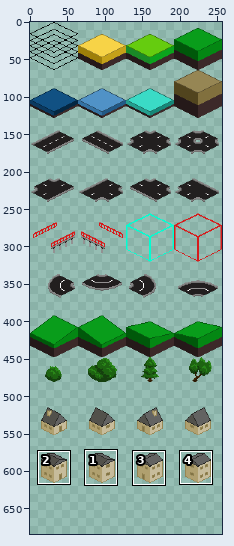
Two states of a sprite sheet, internal/ui/assets/geo-spritesheet.png. Above: a wide view before the commit, with the close-up outlined.
Close-up. Before the commit:
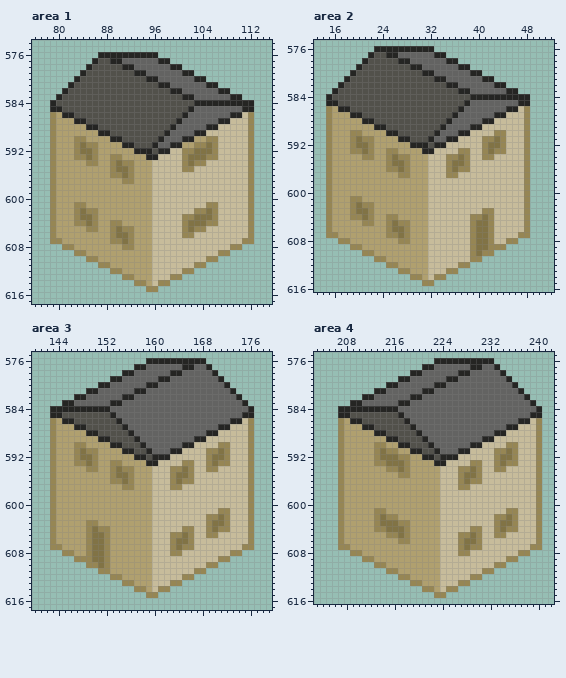
The file is 256x640 pixels. Colours within 5 levels of each other are drawn and written as one. Shown: area 1: x 76..115, y 574..617; area 2: x 13..52, y 575..616; area 3: x 140..179, y 575..617; area 4: x 203..242, y 575..616. The old version is drawn lined up with the new one, on the new canvas. The wide view leaves out empty margins. The commit also changed other parts of the picture, which this record leaves out.
And afterwards:
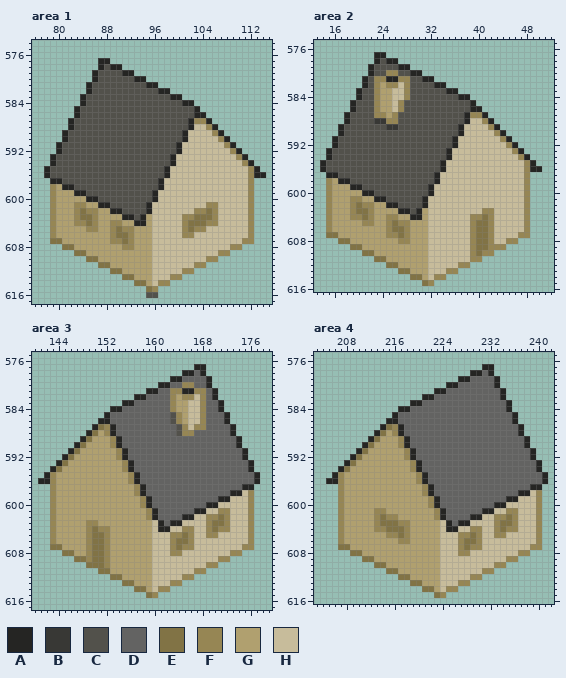
Palette (. is transparent): A #252523  B #383835  C #52514b  D #636362  E #817345  F #968654  G #b0a06f  H #c7bc9b
Change:
canvas 256x640 -> 256x704
Changed rows in their new state; - is an unchanged pixel.
Area 1:
first column x 78:
576 ---------..........------------------
577 --------.AA..........----------------
578 -------..A-AA..........--------------
579 ------..A----AA..........------------
580 -----...A------AA..........----------
581 ----...A---------AA..........--------
582 ---....A-----------AA..........------
583 --....A--------------AA..........----
584 -.....A----------------AA..........--
585 -....A------------------CA.........--
586 -....A-----------------CCAA........--
587 -...ACC---------------CCAFFA.......--
588 -...ACCCC------------CCCAHHF-......--
589 -..ACCCCCCC---------CCCAHHH-FA.....--
590 -..ACCCCCCCCC------CCCC-HHHHHFA....--
591 -.ACCCCCCCCCCCC---CCCC-HHHHHH-FA...--
592 -.ACCCCCCCCCCCCCCC-CCCAHHHHHH--FA..--
593 -ACCCCCCCCCCCCCCCCCCCA-HHHHHH---FA.--
594 -ACCCCCCCCCCCCCCCCCCCA-HHHH------FA--
595 ACCCCCCCCCCCCCCCCCCCA--HH----------A-
596 ACCCCCCCCCCCCCCCCCCCA--------------AA
597 -AACCCCCCCCCCCCCCCCA-----------------
598 ---AACCCCCCCCCCCCCCA-----------------
599 -----AACCCCCCCCCCCA------------------
600 -------AACCCCCCCCCA------------------
601 ---------AACCCCCCA-------------------
602 -----------AACCCCA-------------------
603 -------------AACA--------------------
604 ---------------AA--------------------
607 -EE----------------------------------
608 ---EE--------------------------------
609 -----EE------------------------------
610 -------EE----------------------------
611 ---------EE--------------------------
612 -----------EE------------------------
613 -------------EE----------------------
614 ---------------EE--------------------
615 -----------------E-------------------
616 -----------------CC------------------
Area 2:
first column x 14:
576 ---------..........------------------
577 --------.AA..........----------------
578 -------..A-AA..........--------------
579 ------..A----AA..........------------
580 -----...A--FF--AA..........----------
581 ----...A-FFAAFF--AA..........--------
582 ---....A-FGFFHF----AA..........------
583 --....A--FGGHHF------AA..........----
584 -.....A--FGGHHF--------AA..........--
585 -....A---FGGHF----------CA.........--
586 -....A---FGGHF---------CCAA........--
587 -...ACC--FFGF---------CCAFFA.......--
588 -...ACCCCBBFF--------CCCAHHF-......--
589 -..ACCCCCCCBB-------CCCAHHH-FA.....--
590 -..ACCCCCCCCC------CCCC-H-----A....--
591 -.ACCCCCCCCCCCC---CCCC-----HHH-A...--
592 -.ACCCCCCCCCCCCCCC-CCCA----HHHHFA..--
593 -ACCCCCCCCCCCCCCCCCCCA-HH--HHHH-FA.--
594 -ACCCCCCCCCCCCCCCCCCCAHHH--HH----FA--
595 ACCCCCCCCCCCCCCCCCCCAHHHH----------A-
596 ACCCCCCCCCCCCCCCCCCCAHHHH----------AA
597 -AACCCCCCCCCCCCCCCCA-HH--------------
598 ---AACCCCCCCCCCCCCCA-----------------
599 -----AACCCCCCCCCCCA------------------
600 -------AACCCCCCCCCA------------------
601 ---------AACCCCCCA-------------------
602 -----------AACCCCA-------------------
603 -------------AACA--------------------
604 ---------------AA--------------------
607 -EE----------------------------------
608 ---EE--------------------------------
609 -----EE------------------------------
610 -------EE----------------------------
611 ---------EE--------------------------
612 -----------EE------------------------
613 -------------EE----------------------
614 ---------------EE--------------------
615 -----------------E-------------------
Area 3:
first column x 141:
576 ------------------..........---------
577 ----------------..........AA.--------
578 --------------..........AA-A..-------
579 ------------..........AA----A..------
580 ----------..........AA--FF--A...-----
581 --------..........AA--FFAAFF-A...----
582 ------..........AA----FGFFHF-A....---
583 ----..........AA------FGGHHF--A....--
584 --..........AA--------FGGHHF--A.....-
585 --.........AD---------CFGHHF---A....-
586 --........AADD--------CFGHHF---A....-
587 --.......AEFADD--------CFHFF--DDA...-
588 --......-EGFADDD-------CFF--DDDDA...-
589 --.....AE-GGFADDD---------DDDDDDDA..-
590 --....AE----F-DDDD------DDDDDDDDDA..-
591 --...AEGGG---F-DDDD---DDDDDDDDDDDDA.-
592 --..AEGGGG---FADDDDDDDDDDDDDDDDDDDA.-
593 --.AE-GGGG--GGFADDDDDDDDDDDDDDDDDDDA-
594 --AE----GG--GG-ADDDDDDDDDDDDDDDDDDDA-
595 -A----------GGG-ADDDDDDDDDDDDDDDDDDDA
596 AA----------GGG-ADDDDDDDDDDDDDDDDDDDA
597 --------------GGFADDDDDDDDDDDDDDDDAA-
598 ----------------FADDDDDDDDDDDDDDAA---
599 -----------------FADDDDDDDDDDDAA-----
600 -----------------FADDDDDDDDDAA-------
601 ------------------FADDDDDDAA---------
602 ------------------FADDDDAA-----------
603 --------------------ADAA-------------
604 --------------------AA---------------
607 --EE---------------------------------
608 ----EE-------------------------------
609 ------EE-----------------------------
610 --------EE---------------------------
611 ----------EE-------------------------
612 ------------EE-----------------------
613 --------------EE---------------------
614 ----------------EE-------------------
615 ------------------E------------------
Area 4:
first column x 205:
576 ------------------..........---------
577 ----------------..........AA.--------
578 --------------..........AA-A..-------
579 ------------..........AA----A..------
580 ----------..........AA------A...-----
581 --------..........AA---------A...----
582 ------..........AA-----------A....---
583 ----..........AA--------------A....--
584 --..........AA----------------A.....-
585 --.........AD------------------A....-
586 --........AADD-----------------A....-
587 --.......AEFADD---------------DDA...-
588 --......-EGFADDD------------DDDDA...-
589 --.....AE-GGFADDD---------DDDDDDDA..-
590 --....AEGG--F-DDDD------DDDDDDDDDA..-
591 --...AE-GGGG-F-DDDD---DDDDDDDDDDDDA.-
592 --..AE--GGGGG-ADDDDDDDDDDDDDDDDDDDA.-
593 --.AE---GGGGGGFADDDDDDDDDDDDDDDDDDDA-
594 --AE------GGGGFADDDDDDDDDDDDDDDDDDDA-
595 -A----------GG-FADDDDDDDDDDDDDDDDDDDA
596 AA-------------FADDDDDDDDDDDDDDDDDDDA
597 ----------------FADDDDDDDDDDDDDDDDAA-
598 ----------------FADDDDDDDDDDDDDDAA---
599 -----------------FADDDDDDDDDDDAA-----
600 -----------------FADDDDDDDDDAA-------
601 ------------------FADDDDDDAA---------
602 ------------------FADDDDAA-----------
603 --------------------ADAA-------------
604 --------------------AA---------------
607 --EE---------------------------------
608 ----EE-------------------------------
609 ------EE-----------------------------
610 --------EE---------------------------
611 ----------EE-------------------------
612 ------------EE-----------------------
613 --------------EE---------------------
614 ----------------EE-------------------
615 ------------------E------------------
Boxes around the changes in both close-ups, in picture pixels (x1, y1, x2, y2):
changed: (44, 52, 266, 226)
changed: (50, 238, 158, 298)
changed: (320, 46, 542, 220)
changed: (326, 232, 428, 286)
changed: (38, 358, 260, 532)
changed: (50, 544, 152, 598)
changed: (326, 358, 548, 532)
changed: (338, 544, 440, 598)
